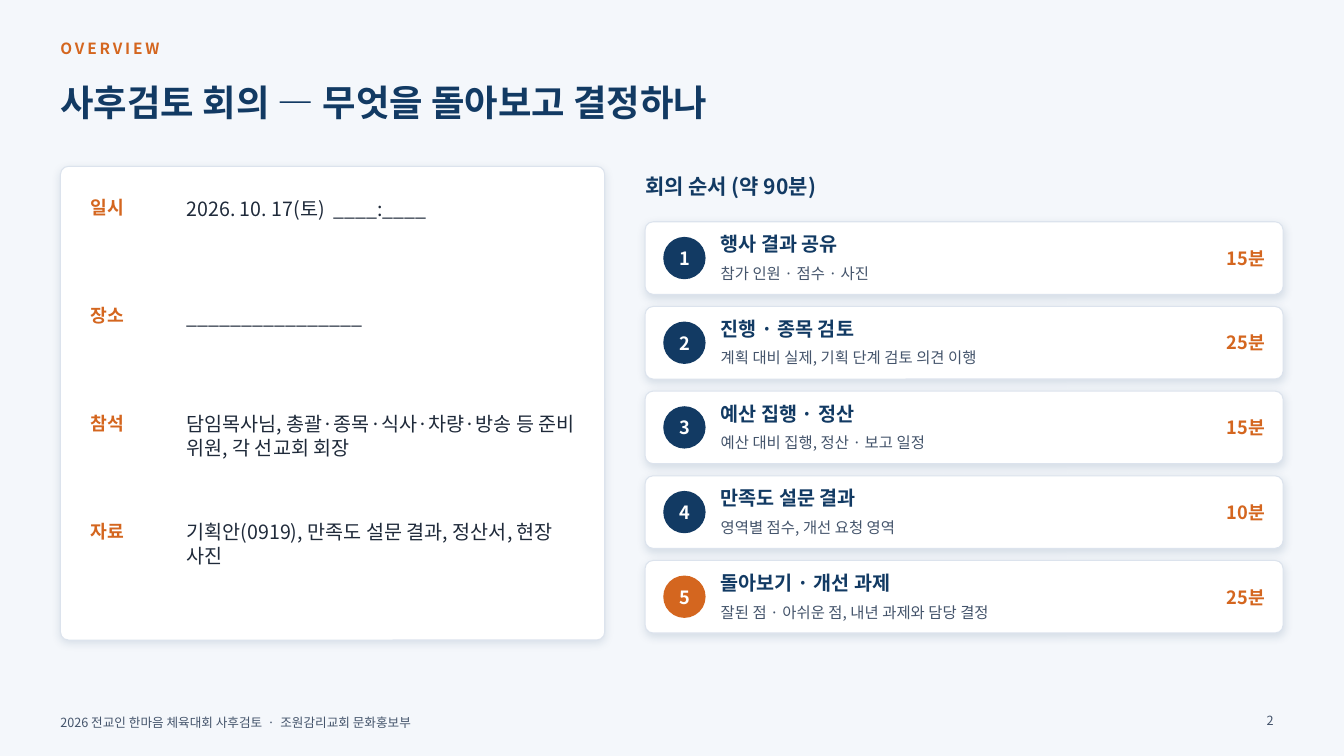
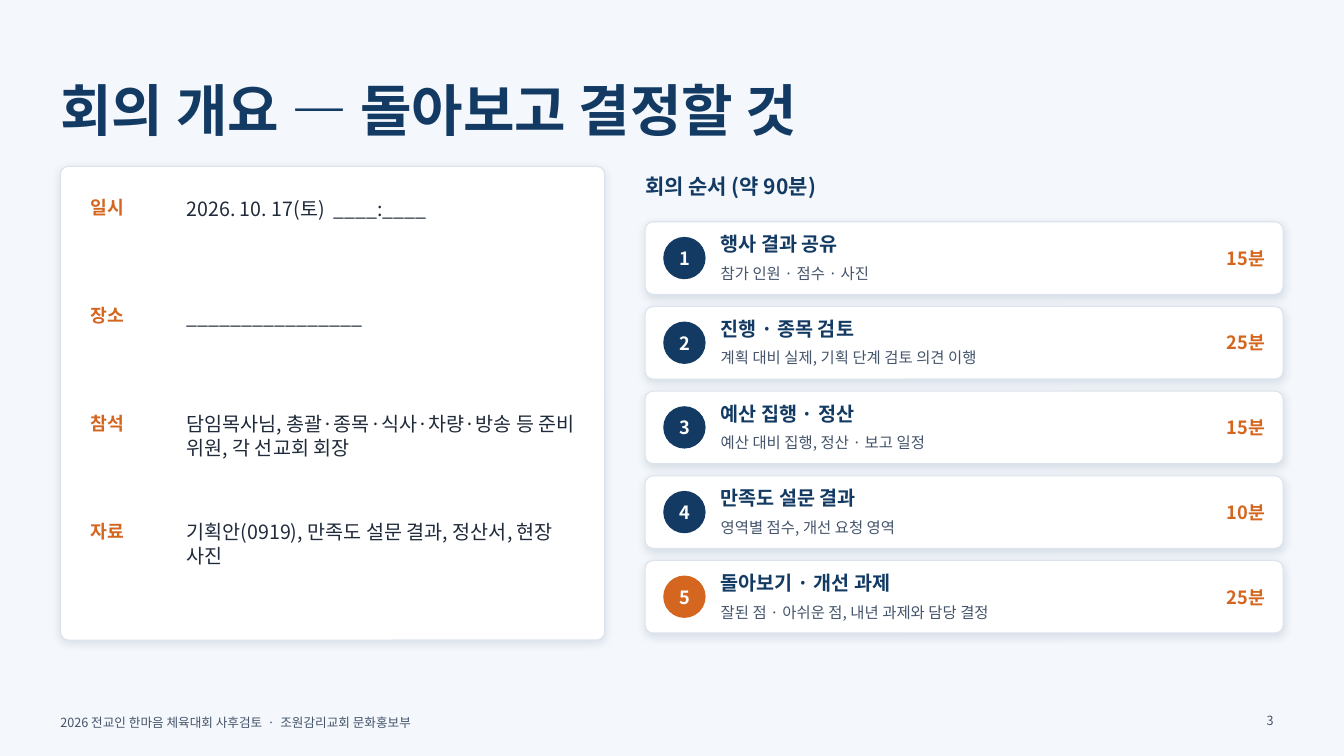
Before and after one commit to sungo-bae/miniature-octo-spoon, a slide deck: slide 3 of 2026_한마음체육대회_사후검토_1017.pptx (slide 2 before the commit). Drawn at 1344x756 pixels with LibreOffice and Linux fonts; fonts in the diff are those of the drawing; background and template pictures are left out. Boxes give left, top, right and bottom in pixels: in the first picture for what was removed or moved away, otherwise in the second. Text is boxed around its words. In the diff, an @@ line names an element or a change of style, - is before the commit and + after.

```diff
--- a/2026_한마음체육대회_사후검토_1017.pptx
+++ b/2026_한마음체육대회_사후검토_1017.pptx
@@ text removed at <box>60,42,159,54</box> @@
-OVERVIEW
@@ title at <box>60,83,798,136</box>: text changed; size 26 to 40 pt @@
-사후검토 회의 — 무엇을 돌아보고 결정하나
+회의 개요 — 돌아보고 결정할 것
@@ page number at <box>1267,715,1274,725</box>: text changed @@
-2
+3
```
Also in this commit, not shown: 13 other slides changed, 1 slide added.
